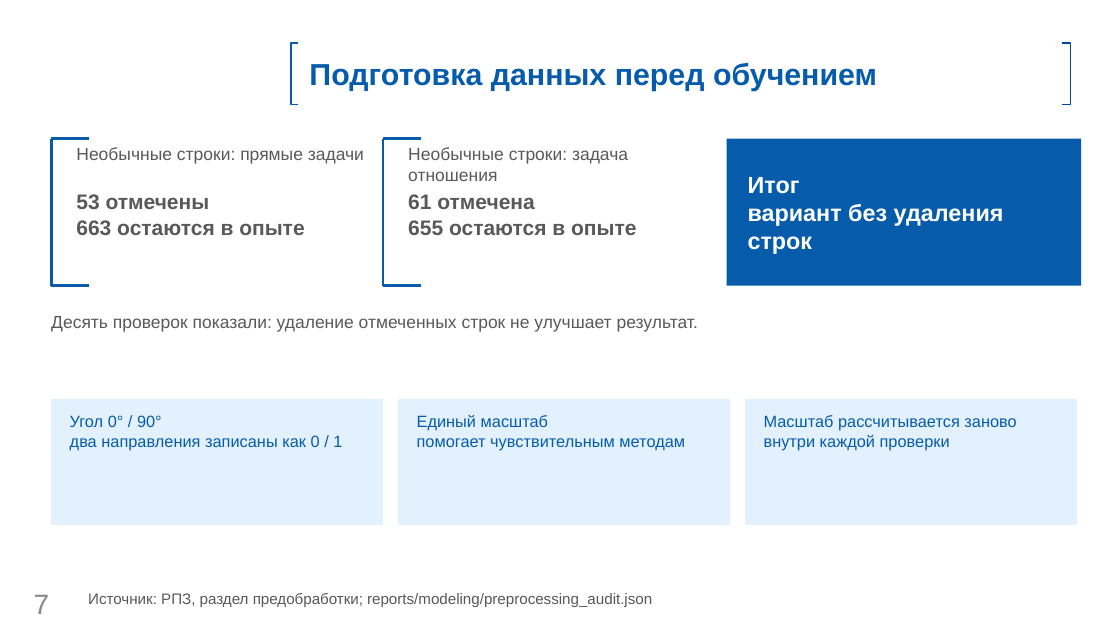
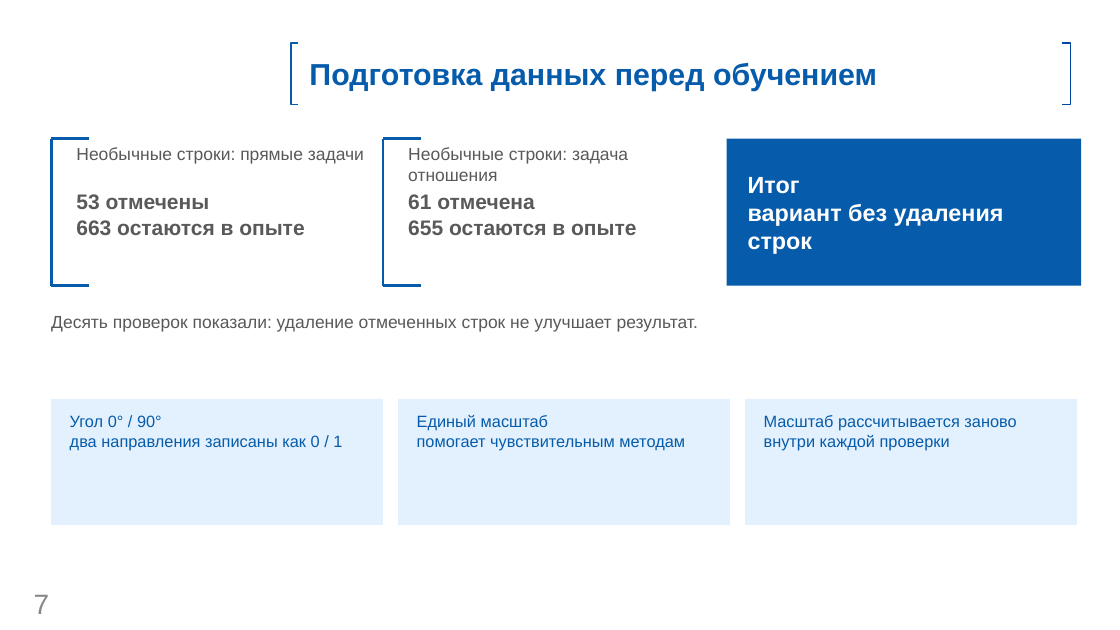
Before and after one commit to fpvcstep/composites-property-prediction, a slide deck: slide 7 of presentation/Презентация.pptx. Drawn at 1120x630 pixels with LibreOffice and Linux fonts; fonts in the diff are those of the drawing; background and template pictures are left out. Boxes give left, top, right and bottom in pixels: in the first picture for what was removed or moved away, otherwise in the second. Text is boxed around its words. In the diff, an @@ line names an element or a change of style, - is before the commit and + after.

```diff
--- a/presentation/Презентация.pptx
+++ b/presentation/Презентация.pptx
@@ text removed at box(88, 593, 652, 607) @@
-Источник: РПЗ, раздел предобработки; reports/modeling/preprocessing_audit.json
```
Also in this commit, not shown: 13 other slides changed, 1 other file.
